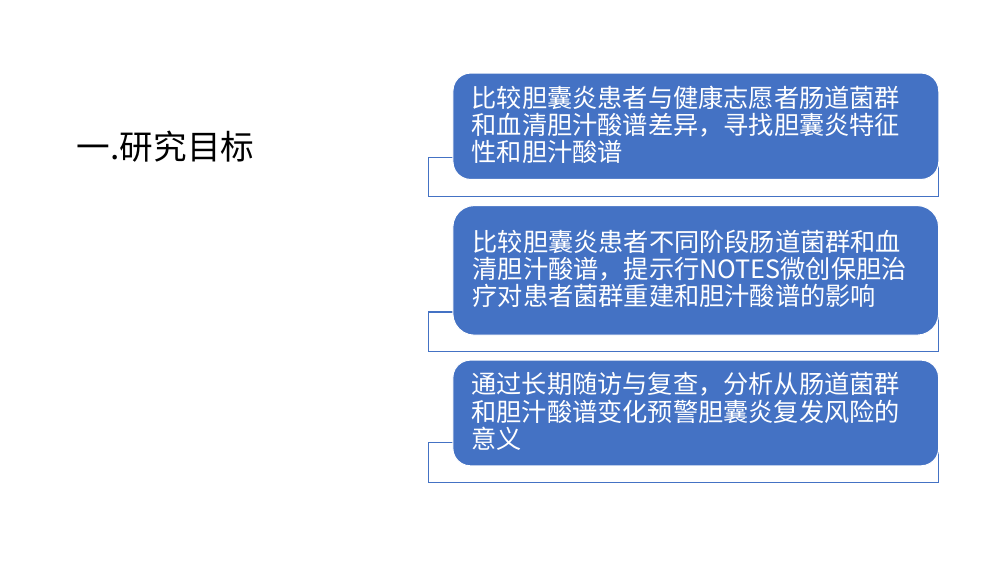
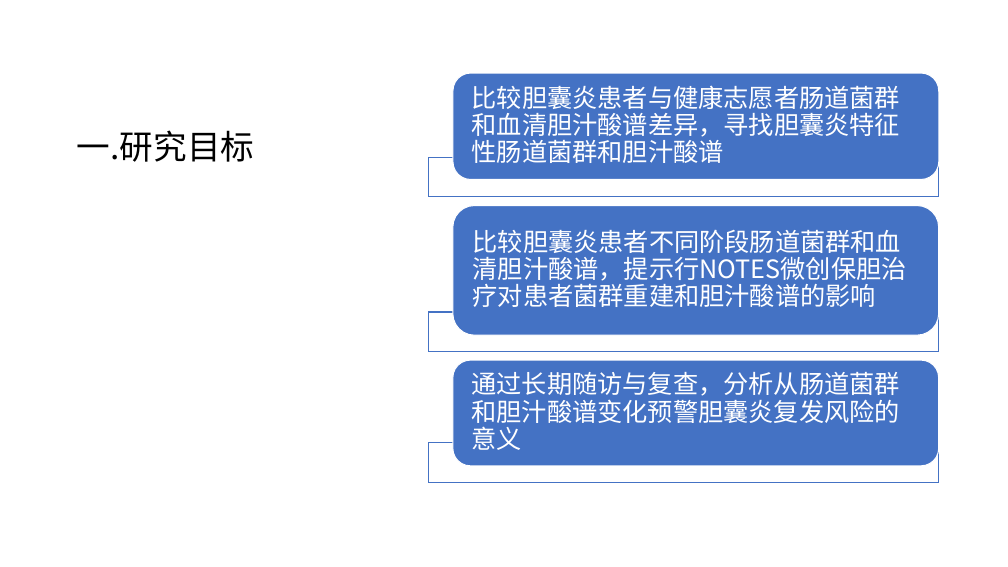
Before and after one commit to DavidWang2019/ZZ2019KD01, a slide deck: slide 2 of 技术路线图/研究方案.pptx. Drawn at 1008x567 pixels with LibreOffice and Linux fonts; fonts in the diff are those of the drawing. Boxes give left, top, right and bottom in pixels: in the first picture for what was removed or moved away, otherwise in the second. Text is boxed around its words. In the diff, an @@ line names an element or a change of style, - is before the commit and + after.

Commit message:
2020-1-18

```diff
--- a/技术路线图/研究方案.pptx
+++ b/技术路线图/研究方案.pptx
@@ text at <box>472,85,900,163</box>: text changed @@
-比较胆囊炎患者与健康志愿者肠道菌群和血清胆汁酸谱差异，寻找胆囊炎特征性和胆汁酸谱
+比较胆囊炎患者与健康志愿者肠道菌群和血清胆汁酸谱差异，寻找胆囊炎特征性肠道菌群和胆汁酸谱
```
